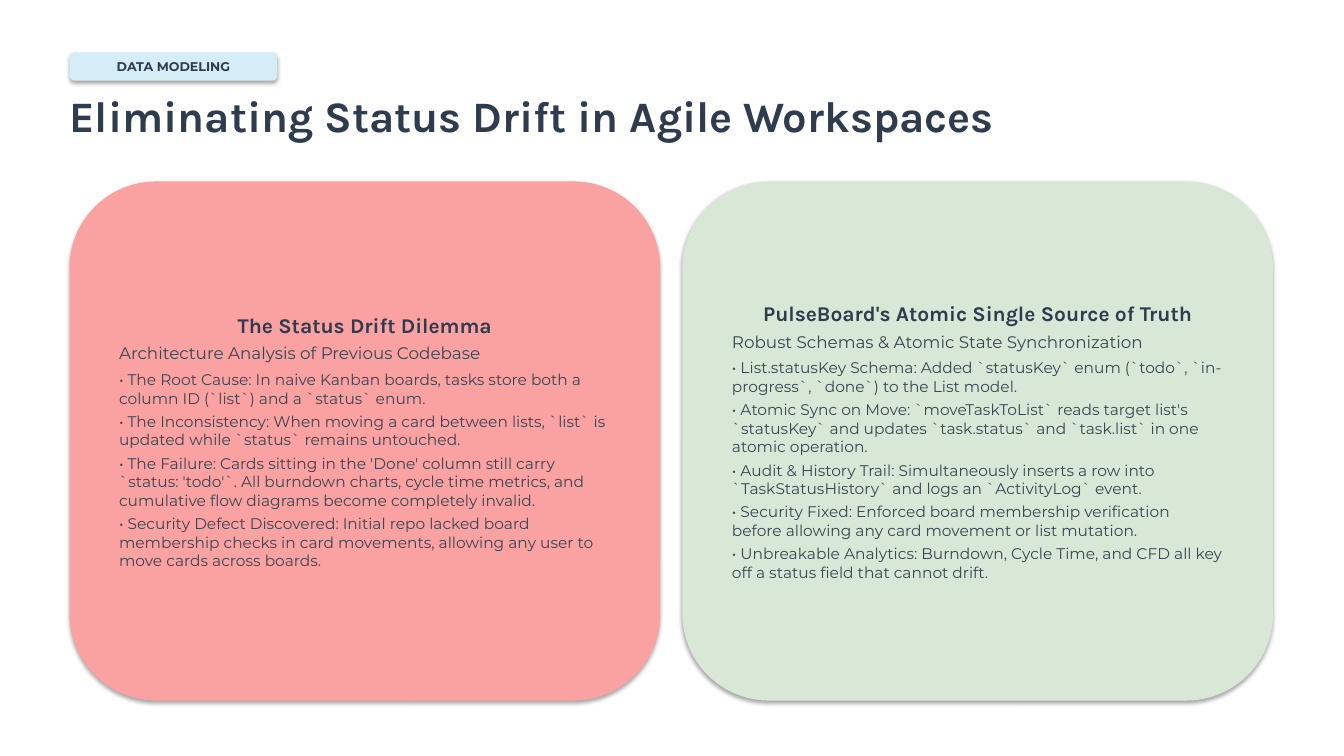
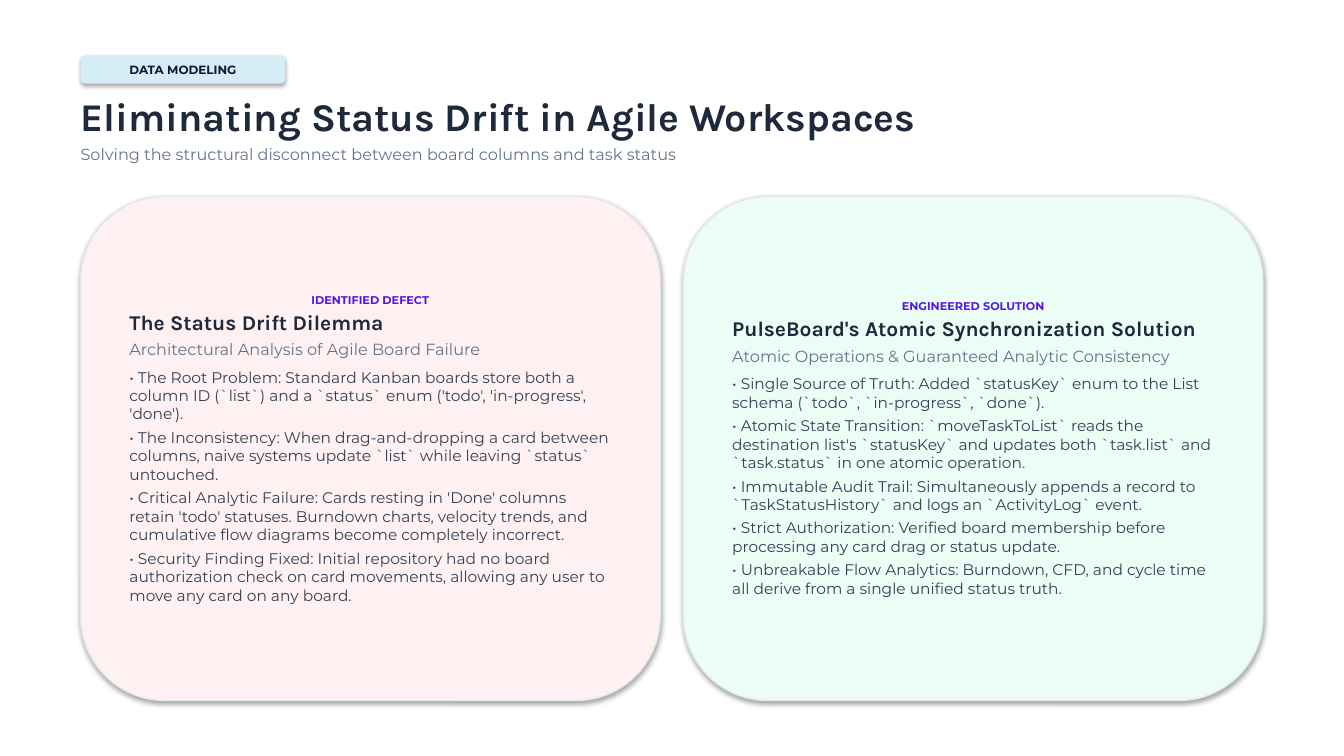
Before and after one commit to S-creator31/Pulseboard, a slide deck: slide 5 of PulseBoard_Final_Defense.pptx (slide 6 before the commit). Drawn at 1344x756 pixels with LibreOffice and Linux fonts; fonts in the diff are those of the drawing. Boxes give left, top, right and bottom in pixels: in the first picture for what was removed or moved away, otherwise in the second. Text is boxed around its words. In the diff, an @@ line names an element or a change of style, - is before the commit and + after.

```diff
--- a/PulseBoard_Final_Defense.pptx
+++ b/PulseBoard_Final_Defense.pptx
@@ rounded rectangle "DATA MODELING" moved from (x1=70, y1=52, x2=277, y2=81) to (x1=81, y1=55, x2=285, y2=84) @@
@@ rounded rectangle "DATA MODELING" at (x1=81, y1=55, x2=285, y2=84): size 9 to 8.5 pt, text colour #2E3C4E to #0F172A @@
@@ text at (x1=81, y1=103, x2=915, y2=141): size 31 to 28 pt, text colour #2E3C4E to #1E293B in "Eliminating Status Drift in Agile Workspaces" @@
@@ text "Eliminating Status Drift in Agile ..." moved from (x1=70, y1=101, x2=994, y2=143) to (x1=81, y1=103, x2=915, y2=163) @@
@@ text at (x1=81, y1=148, x2=676, y2=163): paragraph added @@
+Solving the structural disconnect between board columns and task status
@@ rounded rectangle "IDENTIFIED DEFECT" resized from (x1=70, y1=181, x2=660, y2=701) to (x1=81, y1=197, x2=660, y2=701) @@
@@ rounded rectangle "IDENTIFIED DEFECT" at (x1=81, y1=197, x2=660, y2=701): fill #FAA1A1 to #FFF1F2; outline none to #E2E8F0 1 pt @@
@@ rounded rectangle "ENGINEERED SOLUTION" resized from (x1=683, y1=181, x2=1273, y2=701) to (x1=684, y1=197, x2=1263, y2=701) @@
@@ rounded rectangle "ENGINEERED SOLUTION" at (x1=684, y1=197, x2=1263, y2=701): fill #D9E8D6 to #ECFDF5; outline none to #E2E8F0 1 pt @@
@@ text in rounded rectangle at (x1=311, y1=296, x2=429, y2=304): paragraph added @@
+IDENTIFIED DEFECT
@@ text in rounded rectangle at (x1=129, y1=315, x2=384, y2=331): text colour #2E3C4E to #1E293B in "The Status Drift Dilemma"; alignment centre to left @@
@@ text in rounded rectangle at (x1=732, y1=302, x2=1211, y2=597): text changed; text colour #384653 to #334155 @@
-PulseBoard's Atomic Single Source of Truth
-Robust Schemas & Atomic State Synchronization
-• List.statusKey Schema: Added `statusKey` enum (`todo`, `in-progress`, `done`) to the List model.
-• Atomic Sync on Move: `moveTaskToList` reads target list's `statusKey` and updates `task.status` and `task.list` in one atomic operation.
-• Audit & History Trail: Simultaneously inserts a row into `TaskStatusHistory` and logs an `ActivityLog` event.
-• Security Fixed: Enforced board membership verification before allowing any card movement or list mutation.
-• Unbreakable Analytics: Burndown, Cycle Time, and CFD all key off a status field that cannot drift.
+ENGINEERED SOLUTION
+PulseBoard's Atomic Synchronization Solution
+Atomic Operations & Guaranteed Analytic Consistency
+• Single Source of Truth: Added `statusKey` enum to the List schema (`todo`, `in-progress`, `done`).
+• Atomic State Transition: `moveTaskToList` reads the destination list's `statusKey` and updates both `task.list` and `task.status` in one atomic operation.
+• Immutable Audit Trail: Simultaneously appends a record to `TaskStatusHistory` and logs an `ActivityLog` event.
+• Strict Authorization: Verified board membership before processing any card drag or status update.
+• Unbreakable Flow Analytics: Burndown, CFD, and cycle time all derive from a single unified status truth.
@@ text in rounded rectangle at (x1=129, y1=343, x2=608, y2=604): text changed; text colour #384653 to #334155 @@
-Architecture Analysis of Previous Codebase
-• The Root Cause: In naive Kanban boards, tasks store both a column ID (`list`) and a `status` enum.
-• The Inconsistency: When moving a card between lists, `list` is updated while `status` remains untouched.
-• The Failure: Cards sitting in the 'Done' column still carry `status: 'todo'`. All burndown charts, cycle time metrics, and cumulative flow diagrams become completely invalid.
-• Security Defect Discovered: Initial repo lacked board membership checks in card movements, allowing any user to move cards across boards.
+Architectural Analysis of Agile Board Failure
+• The Root Problem: Standard Kanban boards store both a column ID (`list`) and a `status` enum ('todo', 'in-progress', 'done').
+• The Inconsistency: When drag-and-dropping a card between columns, naive systems update `list` while leaving `status` untouched.
+• Critical Analytic Failure: Cards resting in 'Done' columns retain 'todo' statuses. Burndown charts, velocity trends, and cumulative flow diagrams become completely incorrect.
+• Security Finding Fixed: Initial repository had no board authorization check on card movements, allowing any user to move any card on any board.
```
Also in this commit, not shown: 14 other slides changed, 5 slides added, 10 slides removed, 1 other file.
